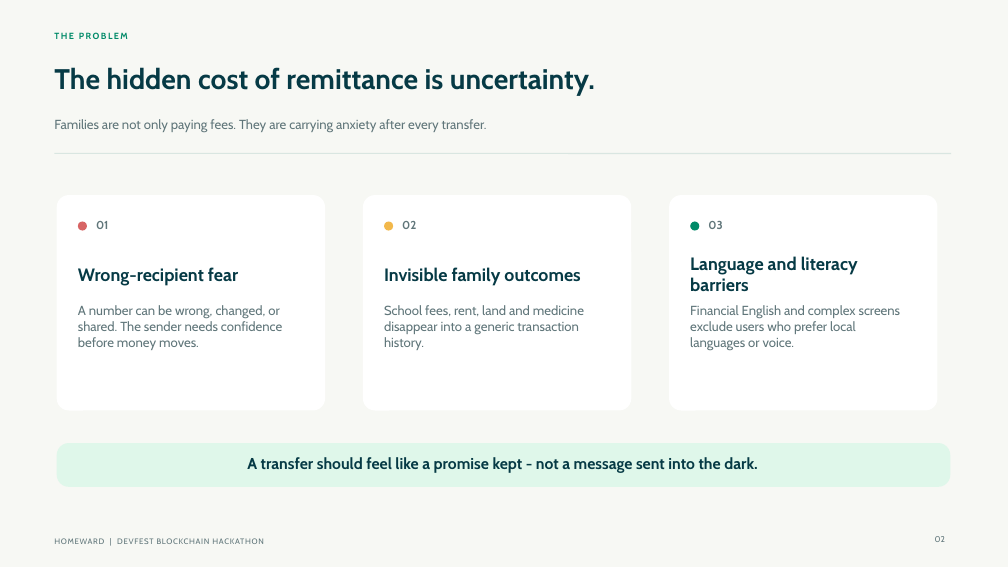
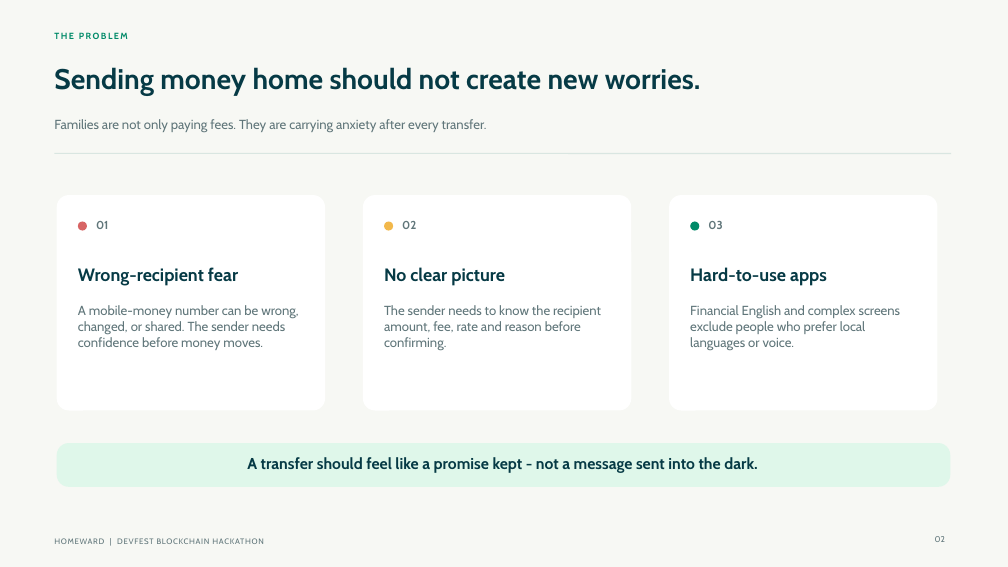
Before and after one commit to RockieRaheem/HomeWard, a slide deck: slide 2 of HomeWard_DevFest_Winning_Pitch_Deck.pptx. Drawn at 1008x567 pixels with LibreOffice and Linux fonts; fonts in the diff are those of the drawing. Boxes give left, top, right and bottom in pixels: in the first picture for what was removed or moved away, otherwise in the second. Text is boxed around its words. In the diff, an @@ line names an element or a change of style, - is before the commit and + after.

```diff
--- a/HomeWard_DevFest_Winning_Pitch_Deck.pptx
+++ b/HomeWard_DevFest_Winning_Pitch_Deck.pptx
@@ text at (54,67,701,95): text changed @@
-The hidden cost of remittance is uncertainty.
+Sending money home should not create new worries.
@@ text at (384,267,505,286): text changed @@
-Invisible family outcomes
+No clear picture
@@ text at (690,267,827,286): text changed @@
-Language and literacy barriers
+Hard-to-use apps
@@ text at (78,305,298,350): text changed @@
-A number can be wrong, changed, or shared. The sender needs confidence before money moves.
+A mobile-money number can be wrong, changed, or shared. The sender needs confidence before money moves.
@@ text at (384,305,601,350): text changed @@
-School fees, rent, land and medicine disappear into a generic transaction history.
+The sender needs to know the recipient amount, fee, rate and reason before confirming.
@@ text at (690,305,901,350): text changed @@
-Financial English and complex screens exclude users who prefer local languages or voice.
+Financial English and complex screens exclude people who prefer local languages or voice.
```
Also in this commit, not shown: 4 other slides changed, 2 other files.
